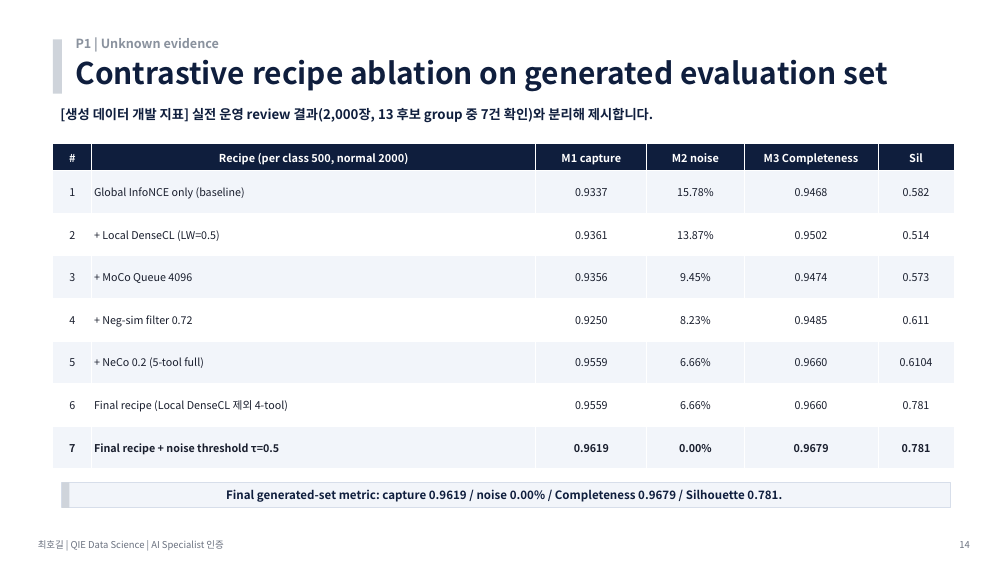
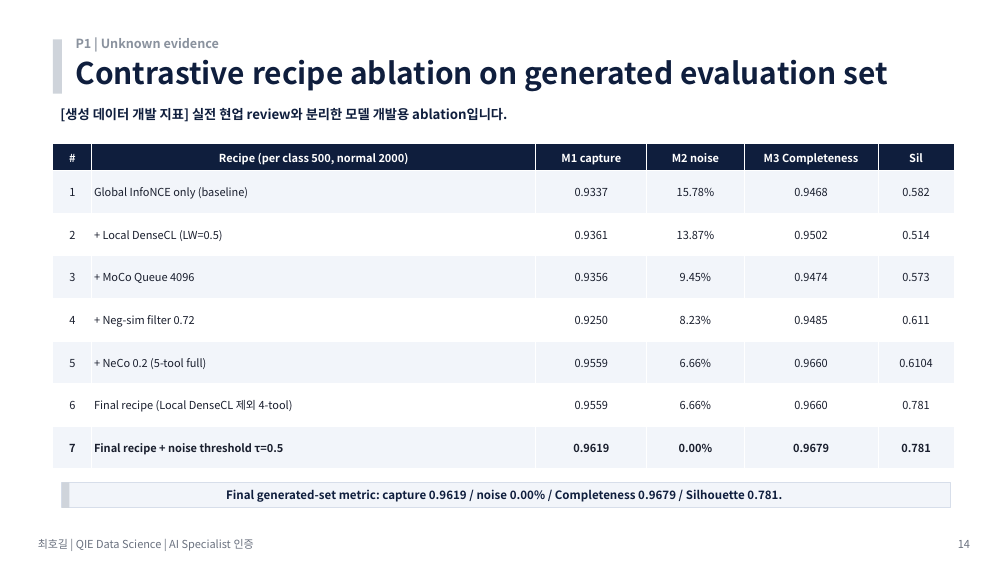
Before and after one commit to hogil/fbm_paper, a slide deck: slide 14 of recommendation/presentation/'26년 AI Specialist 면점 심사 자료_메모리사업부_최호길.pptx. Drawn at 1008x567 pixels with LibreOffice and Linux fonts; fonts in the diff are those of the drawing. Boxes give left, top, right and bottom in pixels: in the first picture for what was removed or moved away, otherwise in the second. Text is boxed around its words. In the diff, an @@ line names an element or a change of style, - is before the commit and + after.

Commit message:
Deduplicate AI specialist deck metrics

```diff
--- a/recommendation/presentation/'26년 AI Specialist 면점 심사 자료_메모리사업부_최호길.pptx
+++ b/recommendation/presentation/'26년 AI Specialist 면점 심사 자료_메모리사업부_최호길.pptx
@@ text at bbox=[60, 108, 507, 122]: text changed @@
-[생성 데이터 개발 지표] 실전 운영 review 결과(2,000장, 13 후보 group 중 7건 확인)와 분리해 제시합니다.
+[생성 데이터 개발 지표] 실전 현업 review와 분리한 모델 개발용 ablation입니다.
@@ table at bbox=[53, 144, 954, 469] @@
@@ size 10.4 to 10.5 pt in "#", "Recipe (per class 500, normal 2000)", "M1 capture", "M2 noise" and 2 more places @@
@@ size 10.2 to 10.5 pt in "1", "Global InfoNCE only (baseline)", "0.9337", "15.78%" and 38 more places @@
@@ text "최호길 | QIE Data Science ..." at bbox=[38, 539, 254, 551]: size 9 to 10.5 pt @@
@@ text "14" at bbox=[958, 540, 970, 548]: size 9 to 10.5 pt @@
```
Also in this commit, not shown: 25 other slides changed, 2 other files.
